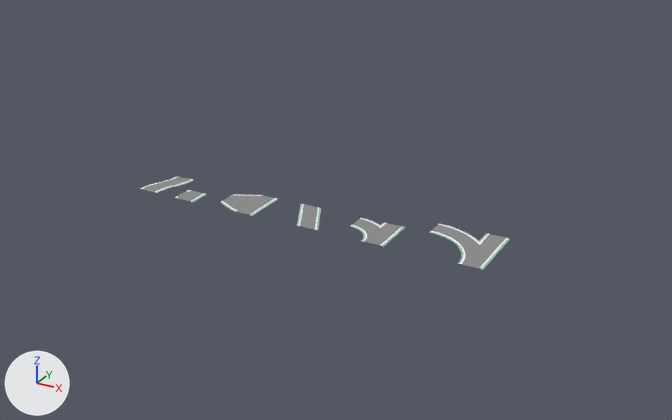
Two versions of the glTF model asset/glb/track_flipped.glb, one commit apart.
Camera for both pictures: a 50 mm lens placed at (36.5, -39.2, 15.7), pointed at (18.7, -6.7, -0.5). The axes (+X, +Y, +Z) are drawn at lower left. The lights are the same throughout. The first picture is the older version.

The first picture shows 'roadCurved(Clone)-col', 'roadSide(Clone)-col', 'roadSplitLarge(Clone)-col', 'roadSplitLarger(Clone)-col', 'roadSplitSmall(Clone)-col', 'roadStraightSkew(Clone)-col'.
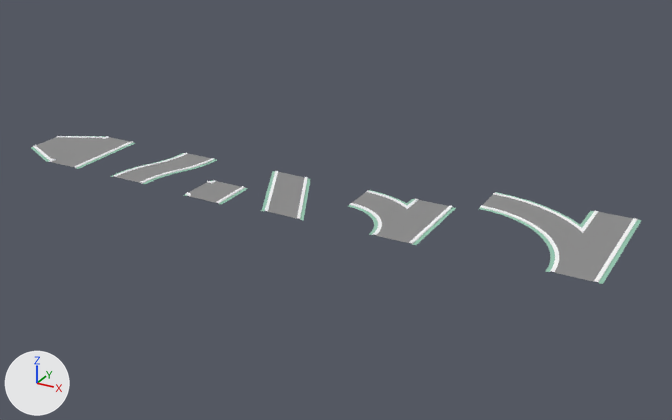
Boxes (x1, y1, x2, y2) around the edits, measured in the pictures (672 x 420 px):
'roadSplitLarger(Clone)-col', moved, rescaled (99% wider, 94% taller): before (429, 223, 510, 270); after (479, 192, 641, 284)
'roadSplitLarge(Clone)-col', moved, rescaled (91% wider, 87% taller): before (350, 218, 406, 247); after (348, 190, 456, 245)
'roadSide(Clone)-col', moved, rescaled (78% wider, 48% taller): before (220, 194, 278, 216); after (31, 136, 135, 169)
'roadStraightSkew(Clone)-col', moved, rescaled (104% wider, 79% taller): before (297, 204, 321, 231); after (261, 171, 311, 220)
'roadCurved(Clone)-col', moved, rescaled (98% wider, 78% taller): before (140, 176, 193, 193); after (111, 153, 217, 184)
'roadSplitSmall(Clone)-col', moved, rescaled (100% wider, 92% taller): before (175, 190, 207, 202); after (183, 180, 248, 204)

What the commit changed:
Object 'roadCurved(Clone)-col' (ob_roadcurved_clone__col) moves from (11.31, -8.97, 0.01) to (10.52, -8.07, 0.36).
Object 'roadCurved(Clone)-col' (ob_roadcurved_clone__col) is rescaled from (-1.0, -1.0, -1.0) to (-2.0, -2.0, -2.0).
Object 'roadSide(Clone)-col' (ob_roadside_clone__col) moves from (15.73, -9.0, 0.01) to (5.5, -8.06, 0.35).
Object 'roadSide(Clone)-col' (ob_roadside_clone__col) is rescaled from (-1.0, -1.0, -1.0) to (-2.0, -2.0, -2.0).
Object 'roadSplitLarge(Clone)-col' (ob_roadsplitlarge_clone__col) moves from (21.94, -8.85, 0.01) to (22.71, -7.76, 0.43).
Object 'roadSplitLarge(Clone)-col' (ob_roadsplitlarge_clone__col) is rescaled from (-1.0, -1.0, -1.0) to (-2.0, -2.0, -2.0).
Object 'roadSplitLarger(Clone)-col' (ob_roadsplitlarger_clone__col) moves from (25.79, -8.16, 0.01) to (29.32, -6.55, 0.64).
Object 'roadSplitLarger(Clone)-col' (ob_roadsplitlarger_clone__col) is rescaled from (-1.0, -1.0, -1.0) to (-2.0, -2.0, -2.0).
Object 'roadSplitSmall(Clone)-col' (ob_roadsplitsmall_clone__col) moves from (13.37, -9.58, 0.01) to (14.66, -9.09, 0.2).
Object 'roadSplitSmall(Clone)-col' (ob_roadsplitsmall_clone__col) is rescaled from (-1.0, -1.0, -1.0) to (-2.0, -2.0, -2.0).
Object 'roadStraightSkew(Clone)-col' (ob_roadstraightskew_clone__col) moves from (18.64, -8.97, 0.01) to (17.02, -8.05, 0.36).
Object 'roadStraightSkew(Clone)-col' (ob_roadstraightskew_clone__col) is rescaled from (-1.0, -1.0, -1.0) to (-2.0, -2.0, -2.0).
